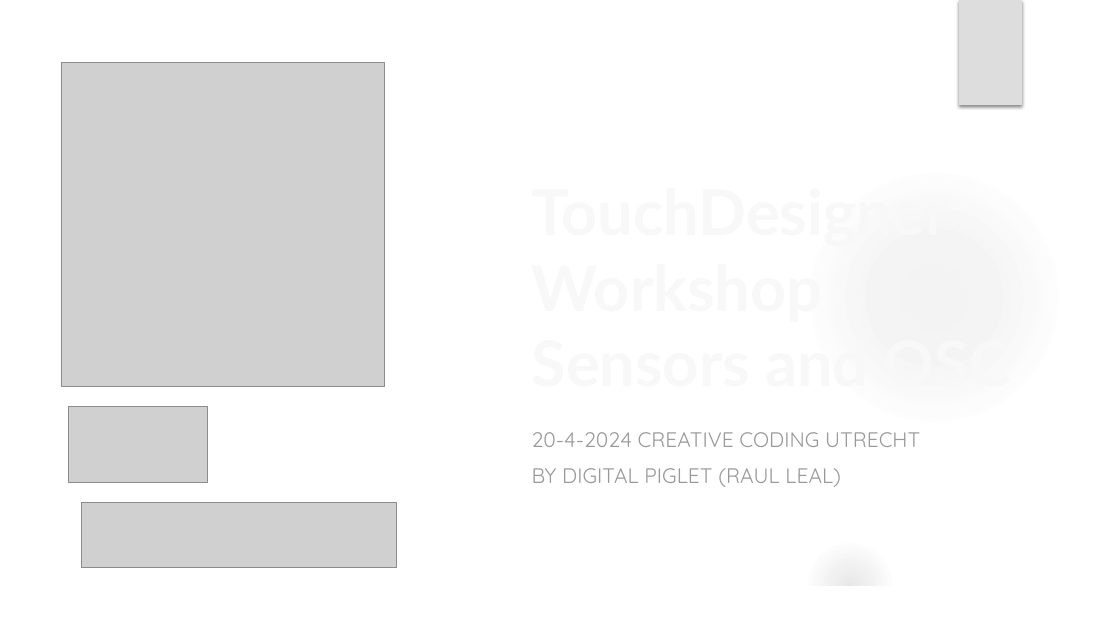
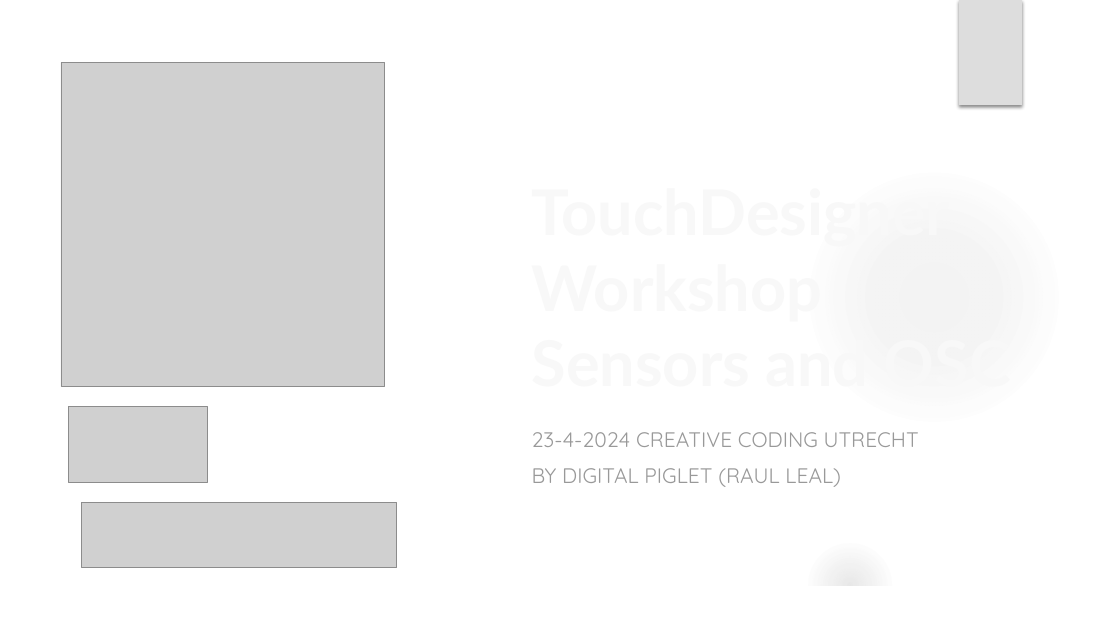
Before and after one commit to Rauleal/TouchDesigner_Bauhaus_workshop, a slide deck: slide 1 of Sensors_Osc Workshop/Workshop_presentation.pptx. Drawn at 1120x630 pixels with LibreOffice and Linux fonts; fonts in the diff are those of the drawing; grey boxes stand for pictures; background and template pictures are left out. Boxes give left, top, right and bottom in pixels: in the first picture for what was removed or moved away, otherwise in the second. Text is boxed around its words. In the diff, an @@ line names an element or a change of style, - is before the commit and + after.

Commit message:
after workshop

```diff
--- a/Sensors_Osc Workshop/Workshop_presentation.pptx
+++ b/Sensors_Osc Workshop/Workshop_presentation.pptx
@@ subtitle at (x1=532, y1=432, x2=919, y2=447): text changed @@
-20-4-2024 CREATIVE CODING UTRECHT
+23-4-2024 CREATIVE CODING UTRECHT
```
Also in this commit, not shown: 29 other files.
